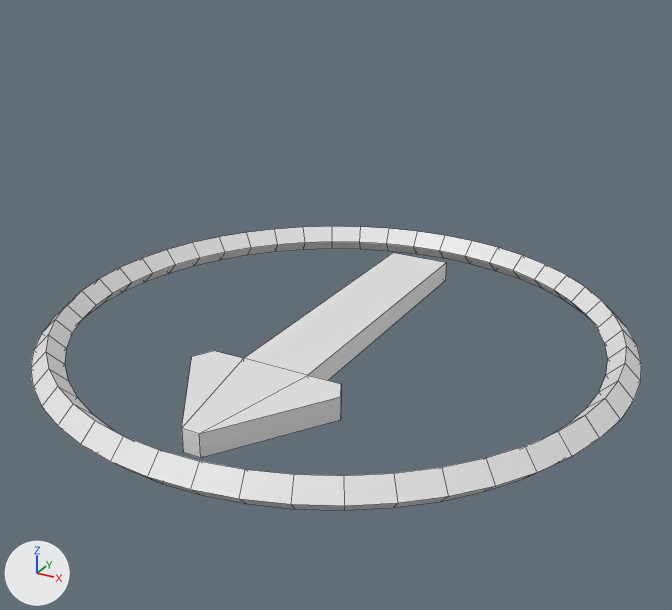
Renders of the FBX model HeapsProject/res/models/compass.fbx from each side of a commit.
One viewpoint serves both versions: a 50 mm camera at (6.7, -12.18, 6.55) aimed at (-0.08, 0.15, 0.39). The lights are fixed; the arrows at lower left show +X, +Y and +Z. Mesh edges are drawn as thin lines. Where no turn or scale is listed for an object, it has been applied to the vertices.

The first picture shows 'Needle', 'Torus'.
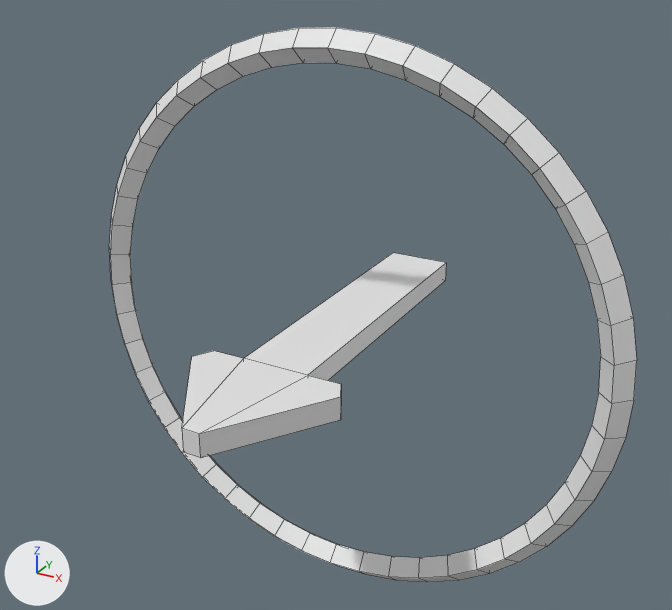
Where the newer file only moved an object's origin or applied its transform, the numbers keep the older frame.

Pixel boxes [x1, y1, x2, y2] of what changed, in the pictures (672 x 610 px):
```json
{"object": "Ring", "change": "added", "after": [109, 28, 637, 583]}
{"object": "Torus", "change": "deleted", "before": [31, 226, 641, 511]}
```

The change, as JSON lines over the scene's bpy script:
```json
{"op": "add", "block": "me_torus_1", "code": ["me_torus_1 = bpy.data.meshes.new('Torus')", "me_torus_1.from_pydata(...)  # 192 vertices, 192 faces; spans x -4.82..4.82, y -0.25..0.25, z -4.82..4.82"]}
{"op": "remove", "block": "ob_torus", "code": ["ob_torus = bpy.data.objects.new('Torus', me_torus)", "ob_torus.location = (0.0, 0.0, 0.0)"]}
{"op": "add", "block": "ob_ring", "code": ["ob_ring = bpy.data.objects.new('Ring', me_torus_1)", "ob_ring.location = (0.0, 0.0, 0.0)"]}
```
